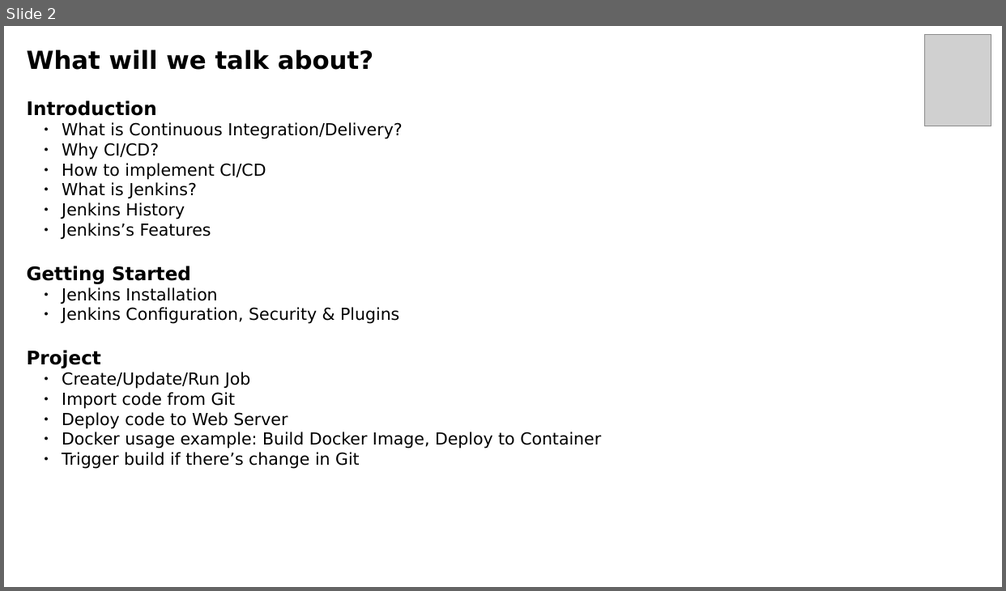
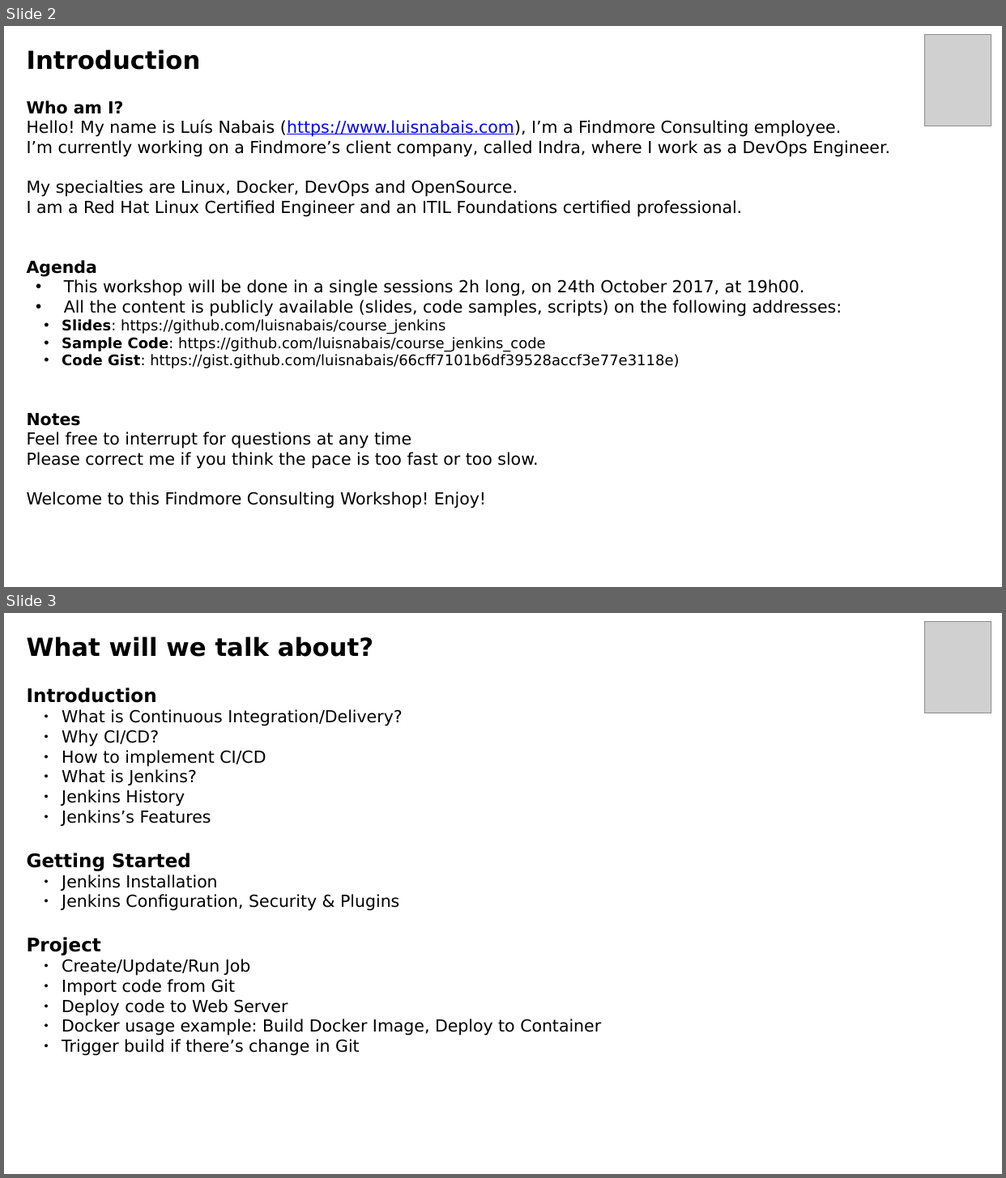
Before and after one commit to luisnabais-courses/course_jenkins, a slide deck: slides/01_fundamentals_course_slides.odp. Shown one above the other, each under a label of ours: slide 2 before the commit, slides 2 and 3 after it. The pictures are 1006x591 and 1006x1178 pixels, drawn with LibreOffice and Linux fonts; fonts in the diff are those of the drawing; grey boxes stand for pictures; background and template pictures are left out. Boxes give left, top, right and bottom in pixels: in the first picture for what was removed or moved away, otherwise in the second. Text is boxed around its words. In the diff, an @@ line names an element or a change of style, - is before the commit and + after.

Commit message:
Updated slides, corrected Vagrantfile

```diff
--- a/slides/01_fundamentals_course_slides.odp
+++ b/slides/01_fundamentals_course_slides.odp
@@ slide 2 added at box(4, 26, 1002, 587), background picture (left out) @@
@@ text added at box(27, 49, 890, 509), 16 pt, text #000000 @@
+Introduction
+Who am I?
+Hello! My name is Luís Nabais (https://www.luisnabais.com), I’m a Findmore Consulting employee.
+I’m currently working on a Findmore’s client company, called Indra, where I work as a DevOps Engineer.
+My specialties are Linux, Docker, DevOps and OpenSource.
+I am a Red Hat Linux Certified Engineer and an ITIL Foundations certified professional.
+Agenda
+• This workshop will be done in a single sessions 2h long, on 24th October 2017, at 19h00.
+• All the content is publicly available (slides, code samples, scripts) on the following addresses:
+  • Slides: https://github.com/luisnabais/course_jenkins
+  • Sample Code: https://github.com/luisnabais/course_jenkins_code
+  • Code Gist: https://gist.github.com/luisnabais/66cff7101b6df39528accf3e77e3118e)
+Notes
+Feel free to interrupt for questions at any time
+Please correct me if you think the pace is too fast or too slow.
+Welcome to this Findmore Consulting Workshop! Enjoy!
@@ picture added at box(925, 34, 991, 126) @@
@@ what was slide 2 is now slide 3 @@
```
Also in this commit, not shown: 5 slides changed, 1 other slide added, 1 slide removed, 2 other files.
